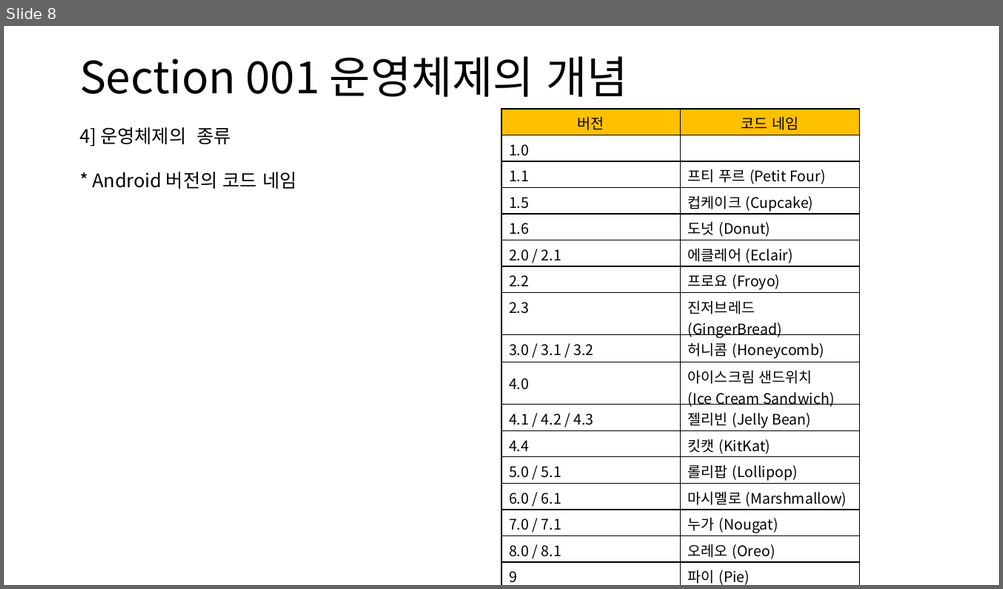
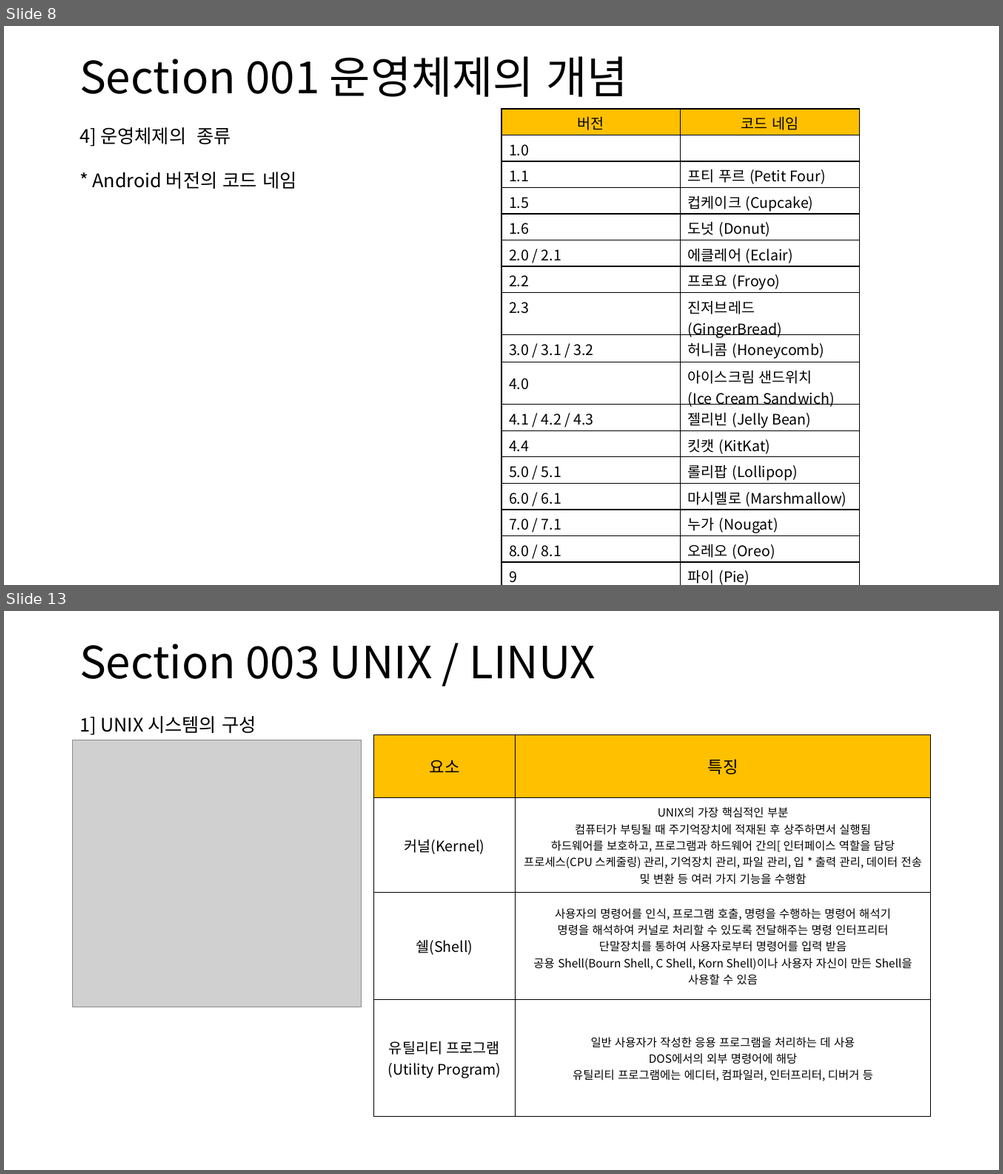
Before and after one commit to DreamSH-J/Certification, a slide deck: 실기 정리/정보처리 기능사 실기.pptx. Shown one above the other, each under a label of ours: slide 8 before the commit, slides 8 and 13 after it; the slides between them are not shown. The pictures are 1003x589 and 1003x1174 pixels, drawn with LibreOffice and Linux fonts; fonts in the diff are those of the drawing; grey boxes stand for pictures. Boxes give left, top, right and bottom in pixels: in the first picture for what was removed or moved away, otherwise in the second. Text is boxed around its words. In the diff, an @@ line names an element or a change of style, - is before the commit and + after.

```diff
--- a/실기 정리/정보처리 기능사 실기.pptx
+++ b/실기 정리/정보처리 기능사 실기.pptx
@@ slide 13 added at [4,611,999,1170], background #FFFFFF @@
@@ text added at [79,644,596,679], 42.9 pt, text #000000 @@
+Section 003 UNIX / LINUX
@@ text added at [79,716,256,735], 18 pt, text #000000 @@
+1] UNIX 시스템의 구성
@@ picture added at [73,740,361,1007] @@
@@ table added at [373,735,930,1117], 4 rows, 2 columns @@
+요소 | 특징
+커널(Kernel) | UNIX의 가장 핵심적인 부분 / 컴퓨터가 부팅될 때 주기억장치에 적재된 후 상주하면서 실행됨 / 하드웨어를 보호하고, 프로그램과 하드웨어 간의[ 인터페이스 역할을 담당 / 프로세스(CPU 스케줄링) 관리, 기억장치 관리, 파일 관리, 입 * 출력 관리, 데이터 전송 및 변환 등 여러 가지 기능을 수행함
+쉘(Shell) | 사용자의 명령어를 인식, 프로그램 호출, 명령을 수행하는 명령어 해석기 / 명령을 해석하여 커널로 처리할 수 있도록 전달해주는 명령 인터프리터 / 단말장치를 통하여 사용자로부터 명령어를 입력 받음 / 공용 Shell(Bourn Shell, C Shell, Korn Shell)이나 사용자 자신이 만든 Shell을 사용할 수 있음
+유틸리티 프로그램 / (Utility Program) | 일반 사용자가 작성한 응용 프로그램을 처리하는 데 사용 / DOS에서의 외부 명령어에 해당 / 유틸리티 프로그램에는 에디터, 컴파일러, 인터프리터, 디버거 등
```
Also in this commit, not shown: 2 slides changed, 9 other slides added.
